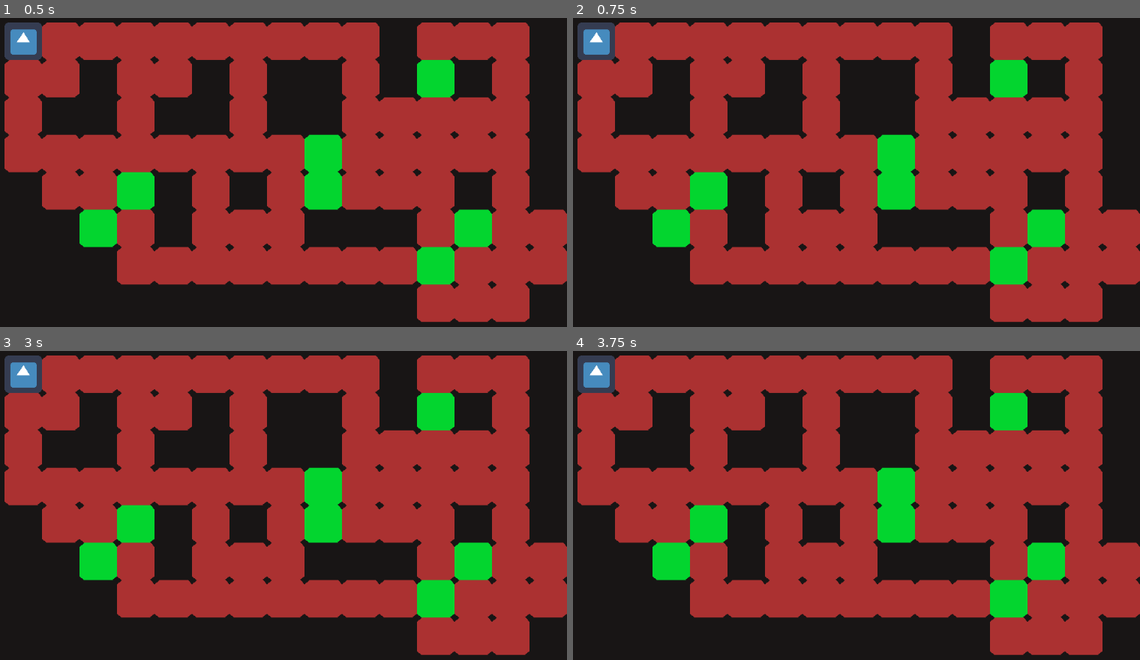
Above: before the commit, frames 1-4 (two rows, left to right).
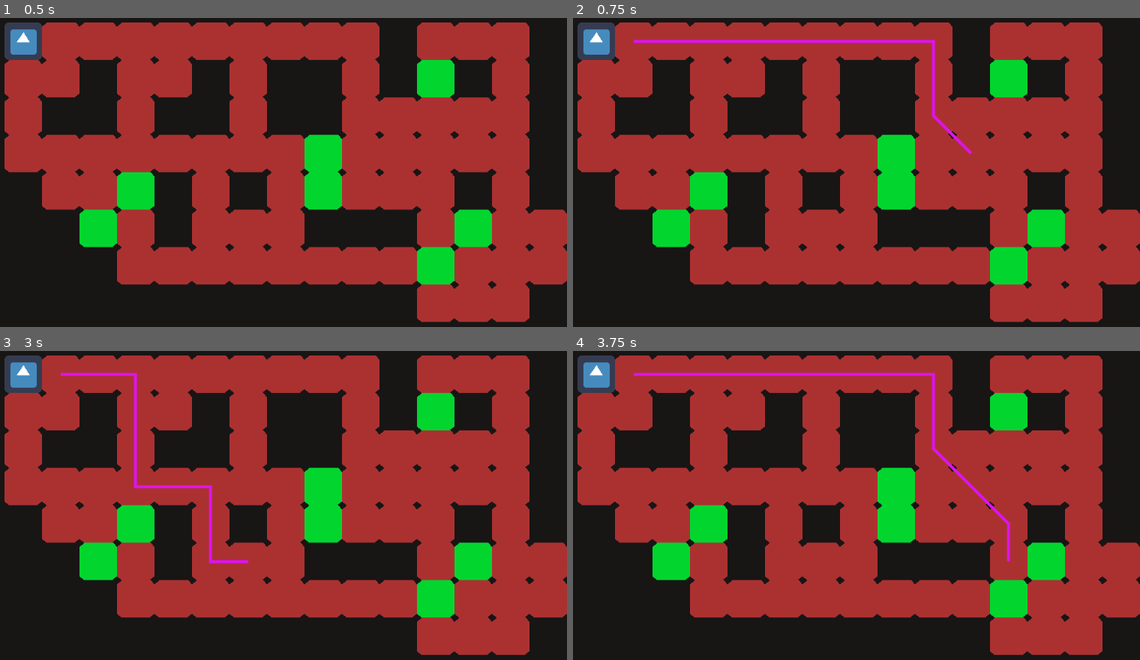
Above: after the commit, the same moments.

Repository: ClemiDouce/a-star-pathfinding
Game: Godot game, scene res://NewWorld.tscn
Same seed, same stepped clock (60 frames per second), same inputs: the game is played once before the commit and once after it. The engine's default icon, where the game draws it, is replaced by a stand-in: a white triangle on a blue panel in a dark square.
Inputs (mouse positions are in pixels of both pictures, inside the frame that each line leads up to):
- Up to frame 1 (0.5 s): no input
- Up to frame 2 (0.75 s): tap Enter at 0.5 s; move the mouse to (969, 141) at 0.52 s; click (969, 141) at 0.67 s
- Up to frame 3 (3 s): tap Space at 1.25, 2.75 s; move the mouse to (147, 511) at 1.27 s; click (147, 511) at 1.42 s; tap Enter at 2 s; move the mouse to (328, 415) at 2.02 s; click (328, 415) at 2.17 s; move the mouse to (238, 564) at 2.77 s; click (238, 564) at 2.92 s
- Up to frame 4 (3.75 s): tap Enter at 3.5 s; move the mouse to (1020, 545) at 3.52 s; click (1020, 545) at 3.67 s

Frame 1 is identical in both runs. In frame 2, 0.9% of the frame differs, in the area x 10-71%, y 7-45%; in frame 3, 0.8%; in frame 4, 1.1%, in the area x 10-78%, y 7-69%.

Commit message:
add line2d to draw path

Diff:
--- a/NewWorld.tscn
+++ b/NewWorld.tscn
@@ -73,3 +73,10 @@
 texture = ExtResource( 2 )
 centered = false
 script = ExtResource( 4 )
+
+[node name="Tween" type="Tween" parent="TileMap/Player"]
+
+[node name="Line2D" type="Line2D" parent="TileMap"]
+points = PoolVector2Array( 0, 0 )
+width = 5.0
+default_color = Color( 0.866667, 0.0823529, 0.933333, 1 )
--- a/RealMap.gd
+++ b/RealMap.gd
@@ -1,6 +1,7 @@
 extends Astar_Path
 
 onready var player := $Player
+onready var line := $Line2D
 
 func _ready() -> void:
 	player.map = self
@@ -14,6 +15,8 @@
 				var path = search_path(player.global_position, mouse_pos)
 				if path:
 					player.new_path(path)
+#					self.set_cellv(path[-1], 1)
+					draw_path_line(path)
 
 		# Placer obstacle
 		elif event.button_index == BUTTON_RIGHT:
@@ -32,3 +35,12 @@
 	var new_start = world_to_map(start)
 	var new_end = world_to_map(end)
 	return _get_path(new_start, new_end)
+
+func draw_path_line(path: PoolVector2Array):
+	line.clear_points()
+	for point in path:
+		line.add_point(get_cell_middle(point))
+
+func get_cell_middle(cell: Vector2):
+	var half_cell_size = self.cell_size / 2
+	return map_to_world(cell) + half_cell_size
